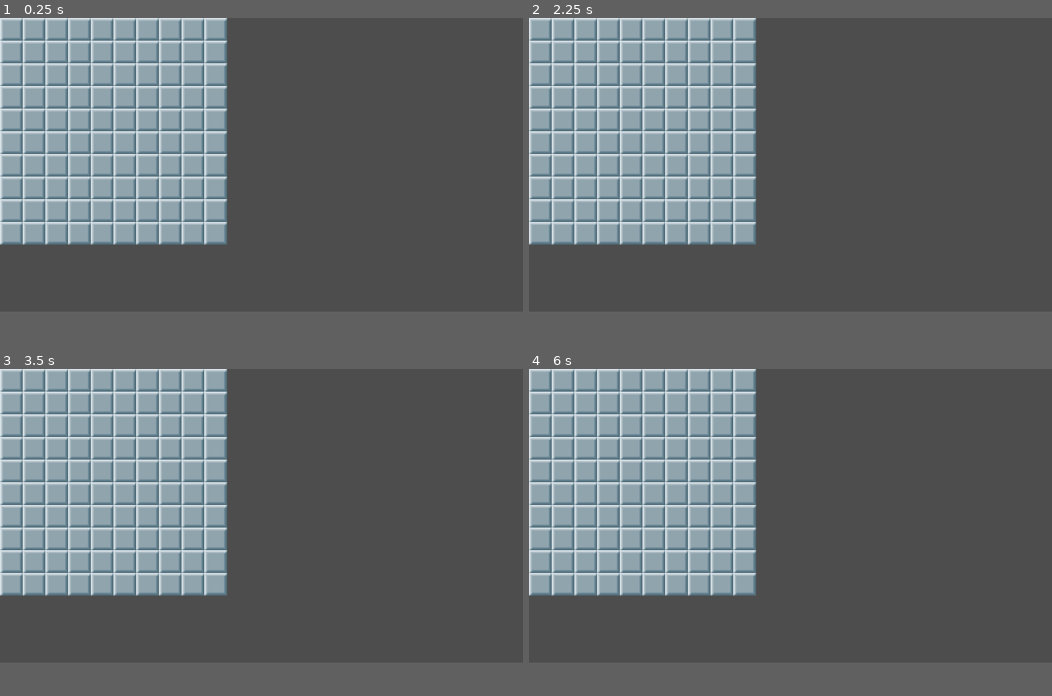
Above: before the commit, frames 1-4 (two rows, left to right).
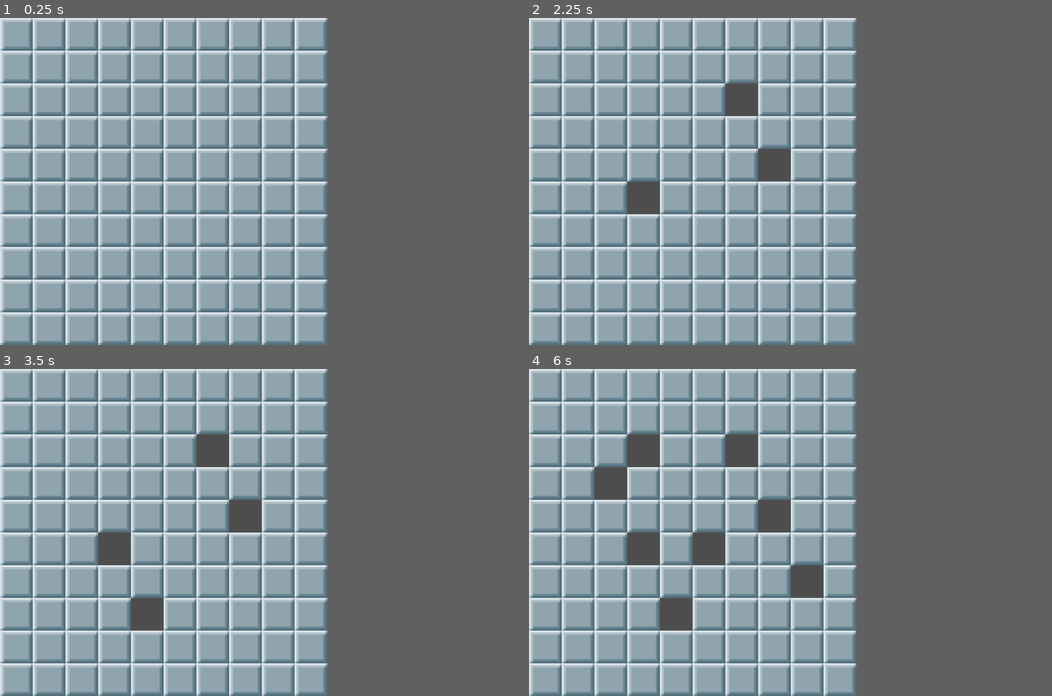
Above: after the commit, the same moments.

Repository: annalikescoding/Minesweeper
Game: Godot game, scene res://scenes/game.tscn
Two runs of this game, one before a commit and one after it. Both use one fixed random seed, a clock stepped at 60 frames per second and the inputs below.
Inputs (mouse positions are in pixels of both pictures, inside the frame that each line leads up to):
- Up to frame 1 (0.25 s): no input
- Up to frame 2 (2.25 s): tap Enter at 0.5, 2 s; move the mouse to (905, 148) at 0.52 s; hold Right 0.53-1.28 s; tap Alt at 0.6, 2.1 s; click (905, 148) at 0.67 s; tap Space at 1.25 s; move the mouse to (685, 178) at 1.27 s; hold Down 1.28-2.03 s; tap Shift at 1.35 s; click (685, 178) at 1.42 s; move the mouse to (842, 99) at 2.02 s; hold Right from 2.03 s (still down); click (842, 99) at 2.17 s
- Up to frame 3 (3.5 s): tap Space at 2.75 s; move the mouse to (235, 575) at 2.77 s; release Right at 2.78 s; hold Up from 2.78 s (still down); tap Shift at 2.85 s; click (235, 575) at 2.92 s
- Up to frame 4 (6 s): tap Enter at 3.5 s; move the mouse to (947, 558) at 3.52 s; release Up at 3.53 s; hold Left 3.53-5.03 s; tap Alt at 3.6, 5.1 s; click (947, 558) at 3.67 s; tap Space at 4.25 s; move the mouse to (633, 470) at 4.27 s; tap Shift at 4.35, 5.85 s; click (633, 470) at 4.42 s; move the mouse to (816, 516) at 5.02 s; hold Down 5.03-5.78 s; click (816, 516) at 5.17 s; move the mouse to (712, 440) at 5.77 s; hold Right from 5.78 s (still down); click (712, 440) at 5.92 s
The window is 799x449 before the commit and 500x500 after it. Grey fills any space a smaller window leaves; there, only what the larger window draws over its background counts as a difference.

The runs differ from the first frame. In frame 1, 47% of the frame differs, in the area x 0-63%, y 0-100%; in frame 2, 46%; in frame 3, 46%; in frame 4, 46%.

Commit message:
TilesMapRemoveRaynee

Diff:
--- a/minesweeper/project.godot
+++ b/minesweeper/project.godot
@@ -15,6 +15,11 @@
 config/features=PackedStringArray("4.6", "Forward Plus")
 config/icon="res://icon.svg"
 
+[display]
+
+window/size/viewport_width=500
+window/size/viewport_height=500
+
 [editor_plugins]
 
 enabled=PackedStringArray("res://addons/godot_super-wakatime/plugin.cfg")
--- a/minesweeper/scripts/tile_map.gd
+++ b/minesweeper/scripts/tile_map.gd
@@ -1,6 +1,10 @@
 extends TileMap
 
+#Raynee:
 func _input(event):
 	if event is InputEventMouseButton:
 		if event.button_index == MOUSE_BUTTON_LEFT and event.pressed:
-			print("press tile")
+			var clicked_cell_coord = local_to_map(get_local_mouse_position())
+
+			print(clicked_cell_coord)
+			set_cell(0, clicked_cell_coord, -1)
